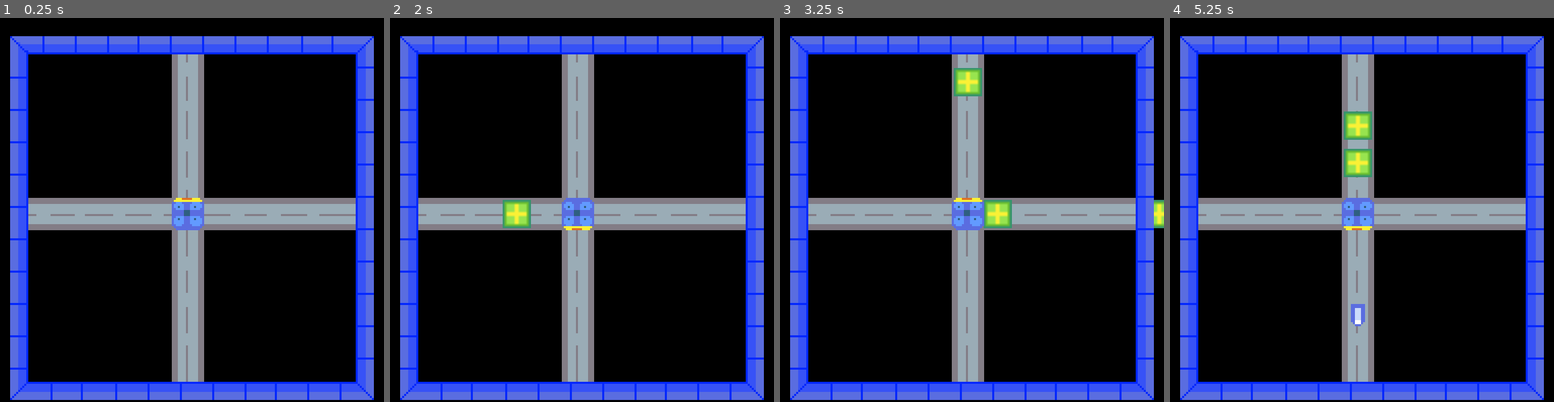
Above: before the commit, frames 1-4 (left to right).
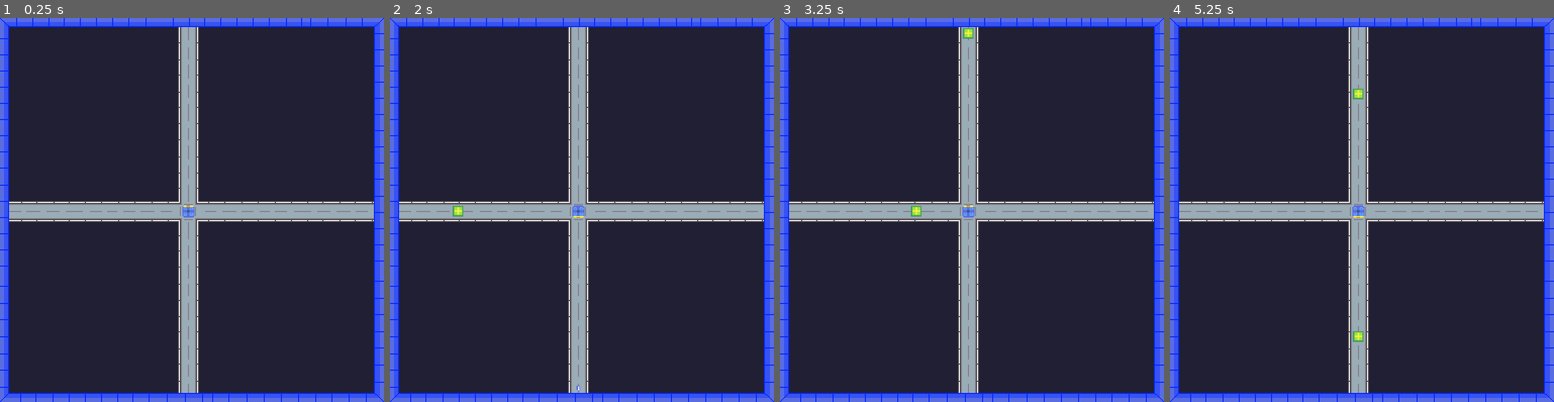
Above: after the commit, the same moments.

Repository: luosolo/Square-Shot
Game: Godot game, scene res://Scenes/Game.tscn
The game is run twice, just before and just after one commit, with the same random seed, the same clock (stepped at 60 frames per second) and the same inputs.
Inputs:
- Up to frame 1 (0.25 s): no input
- Up to frame 2 (2 s): tap Enter at 0.5 s; hold Right (ui_right) 0.53-1.28 s; hold Down (ui_down) from 1.28 s (still down)
- Up to frame 3 (3.25 s): release Down (ui_down) at 2.03 s; hold Right (ui_right) 2.03-2.78 s; hold Up (ui_up) from 2.78 s (still down)
- Up to frame 4 (5.25 s): release Up (ui_up) at 3.53 s; hold Left (ui_left) 3.53-5.03 s; hold Down (ui_down) from 5.03 s (still down)

The runs differ from the first frame. In frame 1, 95% of the frame differs, in the area x 0-100%, y 0-100%; in frame 2, 95%; in frame 3, 96%; in frame 4, 96%.

Commit message:
Increased size
Increased Size of sprite, change resolution to 380, 380

Diff:
--- a/Scenes/Game.tscn
+++ b/Scenes/Game.tscn
@@ -1,24 +1,31 @@
-[gd_scene load_steps=5 format=2]
+[gd_scene load_steps=6 format=2]
 
 [ext_resource path="res://assets/road.png" type="Texture" id=1]
 [ext_resource path="res://Scenes/Player.tscn" type="PackedScene" id=2]
-[ext_resource path="res://assets/BOARD_0.png" type="Texture" id=3]
+[ext_resource path="res://assets/board.png" type="Texture" id=3]
 [ext_resource path="res://Scripts/Game.gd" type="Script" id=4]
+[ext_resource path="res://assets/bg.png" type="Texture" id=5]
 
 [node name="Game" type="Node2D"]
 script = ExtResource( 4 )
 
+[node name="Bg" type="Sprite" parent="."]
+scale = Vector2( 2, 2 )
+texture = ExtResource( 5 )
+centered = false
+
 [node name="Road" type="Sprite" parent="."]
-position = Vector2( 5, 9 )
+scale = Vector2( 2, 2 )
 texture = ExtResource( 1 )
 centered = false
 
 [node name="Player" parent="." instance=ExtResource( 2 )]
-position = Vector2( 93, 97 )
+position = Vector2( 373, 383 )
+scale = Vector2( 1.5, 1.5 )
 z_index = 2
 
-[node name="Board0" type="Sprite" parent="."]
-position = Vector2( 5, 9 )
+[node name="Board" type="Sprite" parent="."]
+scale = Vector2( 2, 2 )
 z_index = 3
 texture = ExtResource( 3 )
 centered = false
--- a/Scripts/Bullet.gd
+++ b/Scripts/Bullet.gd
@@ -3,7 +3,7 @@
 
 enum DIRECTION { UP, DOWN, LEFT, RIGHT}
 var direction = DIRECTION.UP
-export var speed = 250
+export var speed = 500
 
 func _ready():
 	pass # Replace with function body.
@@ -35,6 +35,6 @@
 	elif direction == DIRECTION.RIGHT:
 		position.x +=speed*delta
 
-	if position.x < 8 or position.x >180 or position.y<12 or position.y >180:
+	if position.x < 8 or position.x >(380*2) or position.y<12 or position.y >380*2:
 		print("removing bullet")
 		queue_free()
--- a/Scripts/Enemy.gd
+++ b/Scripts/Enemy.gd
@@ -3,7 +3,7 @@
 
 enum DIRECTION { UP, DOWN, LEFT, RIGHT}
 var direction = DIRECTION.UP
-export var speed = 100
+export var speed = 300
 
 func _process(delta):
 	if direction == DIRECTION.UP:
--- a/Scripts/Game.gd
+++ b/Scripts/Game.gd
@@ -8,10 +8,10 @@
 
 
 var enemyPos= {
-	DIRECTION.UP : Vector2(93,180),
-	DIRECTION.DOWN : Vector2(93,25),
-	DIRECTION.LEFT : Vector2(169,97),
-	DIRECTION.RIGHT : Vector2(21,97),
+	DIRECTION.UP : Vector2(373,745),
+	DIRECTION.DOWN : Vector2(373,10),
+	DIRECTION.LEFT : Vector2(750,382),
+	DIRECTION.RIGHT : Vector2(10,382),
 }
 
 func _ready():
@@ -38,6 +38,7 @@
 func add_enemy(dir):
 	print("add enemy ", dir)
 	var instance = enemyClass.instance()
+	instance.scale = Vector2(1.5,1.5)
 	instance.position = enemyPos[dir]
 	instance.direction = dir
 	self.add_child(instance)
--- a/project.godot
+++ b/project.godot
@@ -16,8 +16,8 @@
 
 [display]
 
-window/size/width=190
-window/size/height=190
+window/size/width=760
+window/size/height=760
 window/size/test_width=570
 window/size/test_height=570
 window/stretch/mode="2d"
@@ -28,5 +28,5 @@
 
 [rendering]
 
-environment/default_clear_color=Color( 0, 0, 0, 1 )
+environment/default_clear_color=Color( 0.996078, 1, 0.996078, 1 )
 environment/default_environment="res://default_env.tres"
Binary file removed: assets/BOARD_0.png
Binary file added: assets/bg.png
Not shown, changed: assets/bg.png.import
Binary file added: assets/board.png
Not shown, added: assets/board.png.import
Binary file changed: assets/road.png
Not shown, added: .DS_Store
